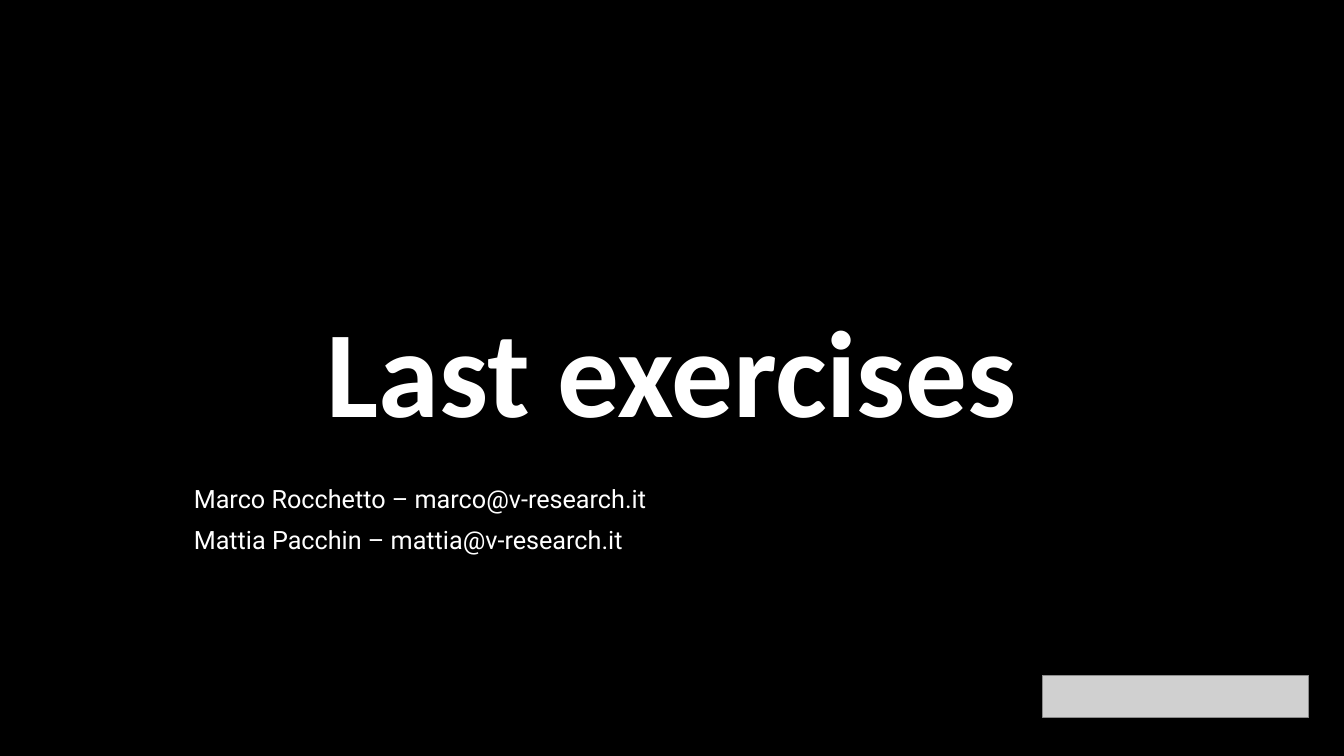
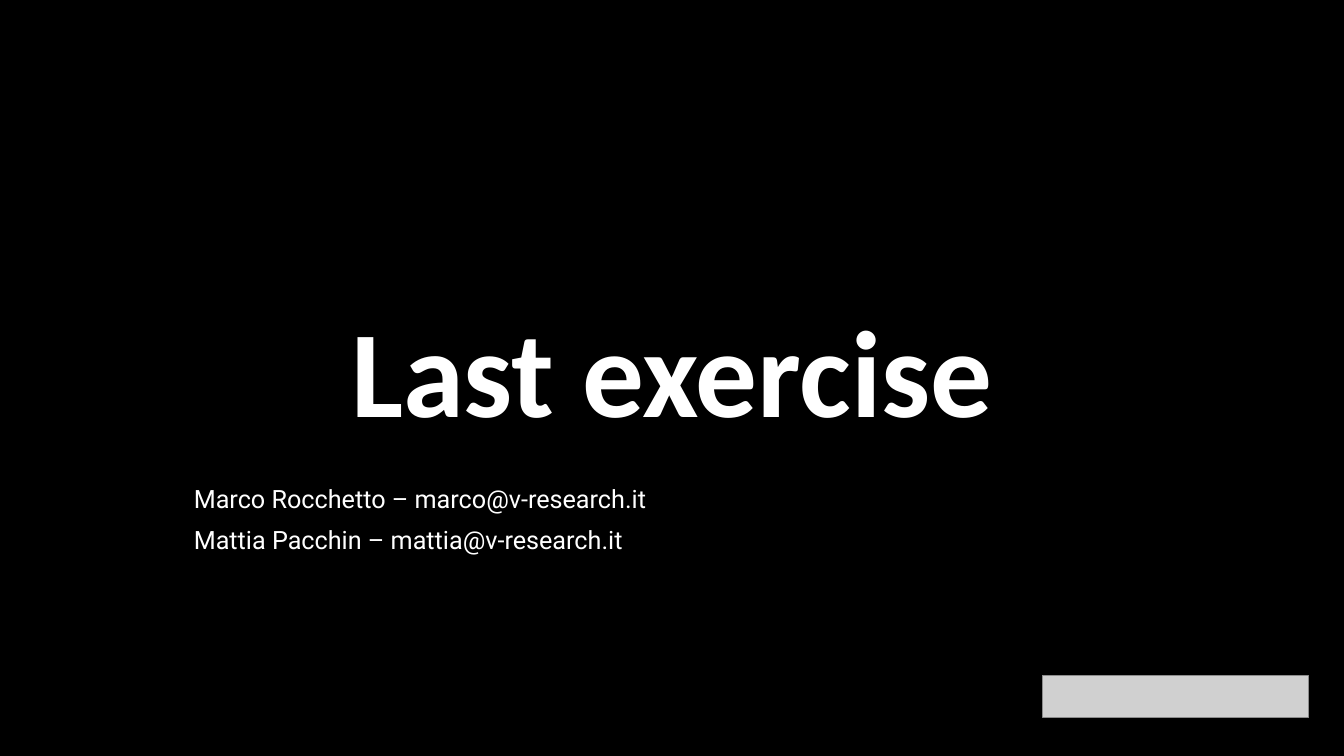
Before and after one commit to v-research/edu, a slide deck: slide 1 of IT_introduction_2021/material/last_exercises.pptx. Drawn at 1344x756 pixels with LibreOffice and Linux fonts; fonts in the diff are those of the drawing; grey boxes stand for pictures. Boxes give left, top, right and bottom in pixels: in the first picture for what was removed or moved away, otherwise in the second. Text is boxed around its words. In the diff, an @@ line names an element or a change of style, - is before the commit and + after.

```diff
--- a/IT_introduction_2021/material/last_exercises.pptx
+++ b/IT_introduction_2021/material/last_exercises.pptx
@@ title at bbox=[351, 330, 992, 418]: text changed @@
-Last exercises
+Last exercise
```
Also in this commit, not shown: 1 other slide changed, 1 slide removed.
